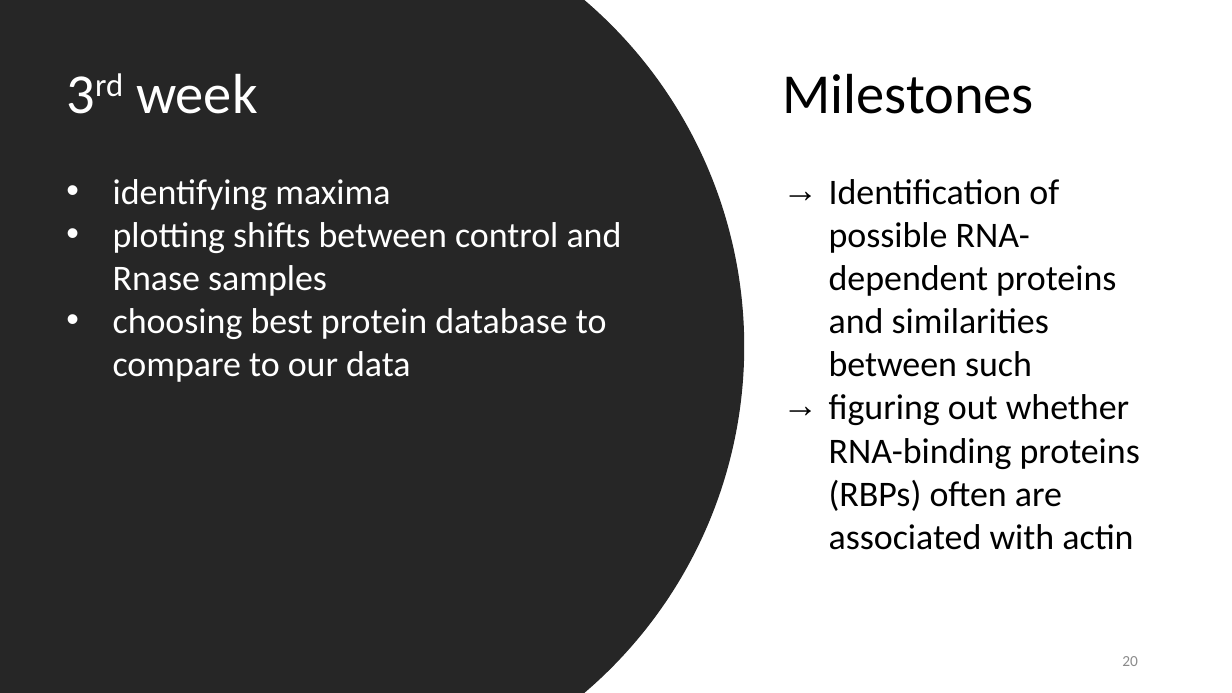
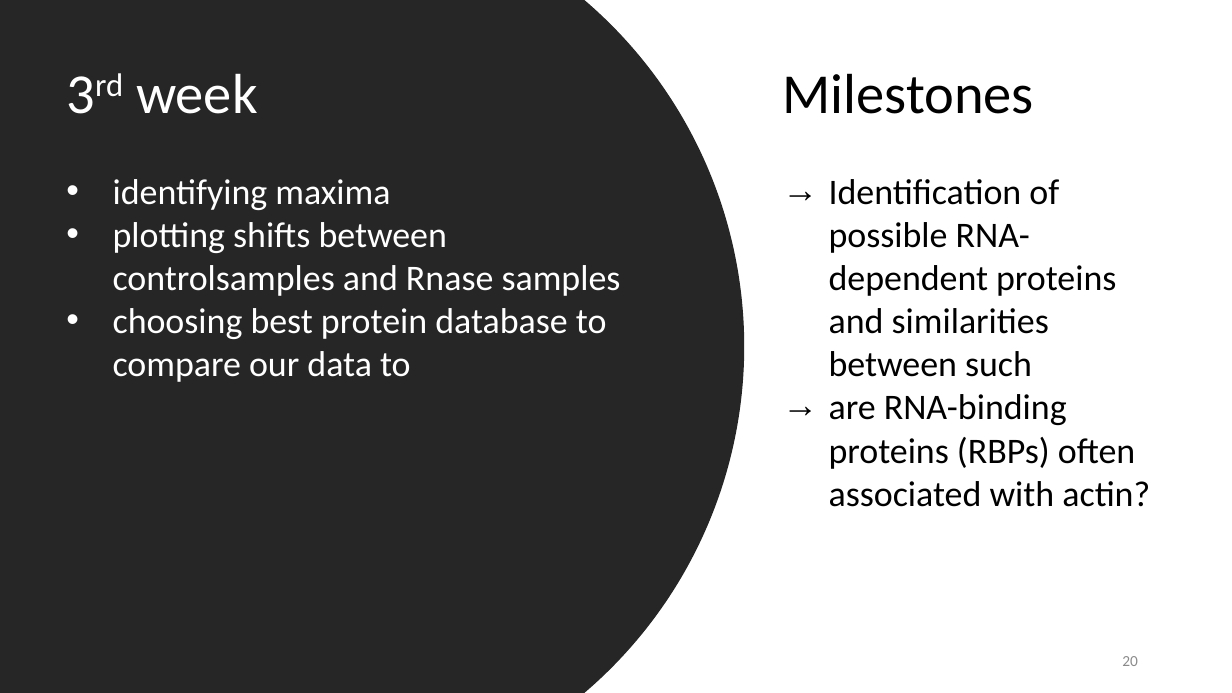
Before and after one commit to datascience-mobi-2022/2022-topic-03-team-05, a slide deck: slide 20 of Project Proposal_temporary draft.pptx. Drawn at 1232x693 pixels with LibreOffice and Linux fonts; fonts in the diff are those of the drawing. Boxes give left, top, right and bottom in pixels: in the first picture for what was removed or moved away, otherwise in the second. Text is boxed around its words. In the diff, an @@ line names an element or a change of style, - is before the commit and + after.

```diff
--- a/Project Proposal_temporary draft.pptx
+++ b/Project Proposal_temporary draft.pptx
@@ text at [113,222,621,382]: text changed @@
-• plotting shifts between control and Rnase samples
-• choosing best protein database to compare to our data
+• plotting shifts between controlsamples and Rnase samples
+• choosing best protein database to compare our data to
@@ text at [829,394,1150,507]: text changed @@
-→ figuring out whether RNA-binding proteins (RBPs) often are associated with actin
+→ are RNA-binding proteins (RBPs) often associated with actin?
```
Also in this commit, not shown: 12 other slides changed.
